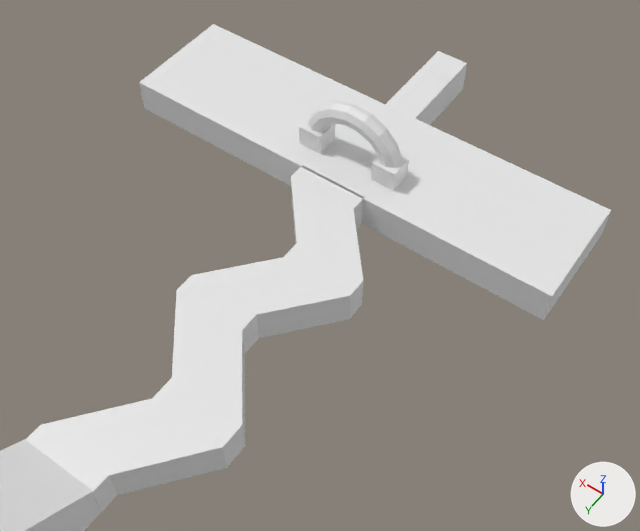
The Blender file shadowland.blend as it was, and as the next commit left it.
One viewpoint serves both versions: a 50 mm camera at (-18.3, 38.2, 35.2) aimed at (0.2, 12.3, -5.5). Lighting does not change. The marker at lower right points along +X, +Y and +Z.
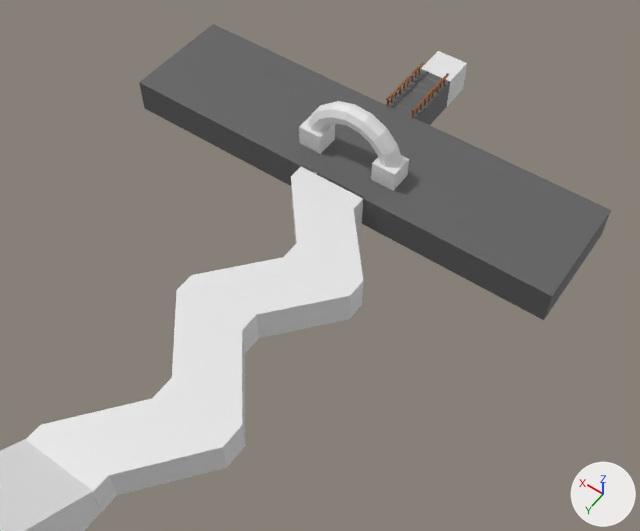
Commit message: beautify shadowland

Pixel boxes (x1, y1, x2, y2) of what changed, in the pictures (640 x 531 px):
'Cylinder.006', added: after (386, 62, 424, 106)
'Cylinder.007', added: after (411, 73, 449, 118)
part 1 of me_cube_002, built on: before (385, 69, 450, 125); after (386, 69, 450, 125)
part 2 of me_cube_002, recoloured (white to grey): (139, 24, 611, 320) in both

What changed in the scene script:
```text
Add mat_gray:
    mat_gray = principled_material('Gray')
    mat_gray.base_color = (0.12, 0.12, 0.12)  # dark grey #616161
Add mat_brown_001:
    mat_brown_001 = principled_material('Brown.001')
    mat_brown_001.base_color = (0.289, 0.0971, 0.0212)  # brown #925828
Add mat_brown:
    mat_brown = principled_material('Brown')
    mat_brown.base_color = (0.289, 0.0971, 0.0212)  # brown #925828
Change me_cube_002:
    used by ob_cube_001; location = (0.0, 1.98, 0.0)
    remove me_cube_002.from_pydata(...)  # 20 vertices, 18 faces; spans x -12.8..13.7, y -1.0..9.6, z -1.0..1.0
    add me_cube_002.from_pydata(...)  # 60 vertices, 58 faces; spans x -12.8..13.7, y -1.0..9.6, z -1.1..1.0
    me_cube_002 part 1
    4 faces are deleted
    33 vertices are added at x -1.0..1.0, y -0.9..2.5, z -1.1..1.0
    7 new vertices lie (2.0, 0.0, 0.0) away from vertices in x -1.0, y -0.5..1.1, z -1.0..1.0
    44 new faces join them
    me_cube_002 part 2: 14 faces spanning x -12.8..13.7, y -1.0..9.6, z -1.0..1.0 switch from no material to mat_gray (dark grey #616161)
Add me_cylinder_016:
    me_cylinder_016.from_pydata(...)  # 138 vertices, 109 faces; spans x -1.2..1.2, y -7.3..70.2, z -1.0..1.3
    me_cylinder_016.materials.append(mat_brown_001)  # brown #925828
Add me_cylinder:
    me_cylinder.from_pydata(...)  # 138 vertices, 109 faces; spans x -1.2..1.2, y -7.3..70.2, z -1.0..1.3
    me_cylinder.materials.append(mat_brown)  # brown #925828
Add ob_cylinder_007:
    ob_cylinder_007 = bpy.data.objects.new('Cylinder.007', me_cylinder_016)
    ob_cylinder_007.location = (-0.83, 1.45, 1.19)
    ob_cylinder_007.scale = (0.05, 0.05, 0.3)
Add ob_cylinder_006:
    ob_cylinder_006 = bpy.data.objects.new('Cylinder.006', me_cylinder)
    ob_cylinder_006.location = (0.85, 1.45, 1.19)
    ob_cylinder_006.scale = (0.05, 0.05, 0.3)
```
